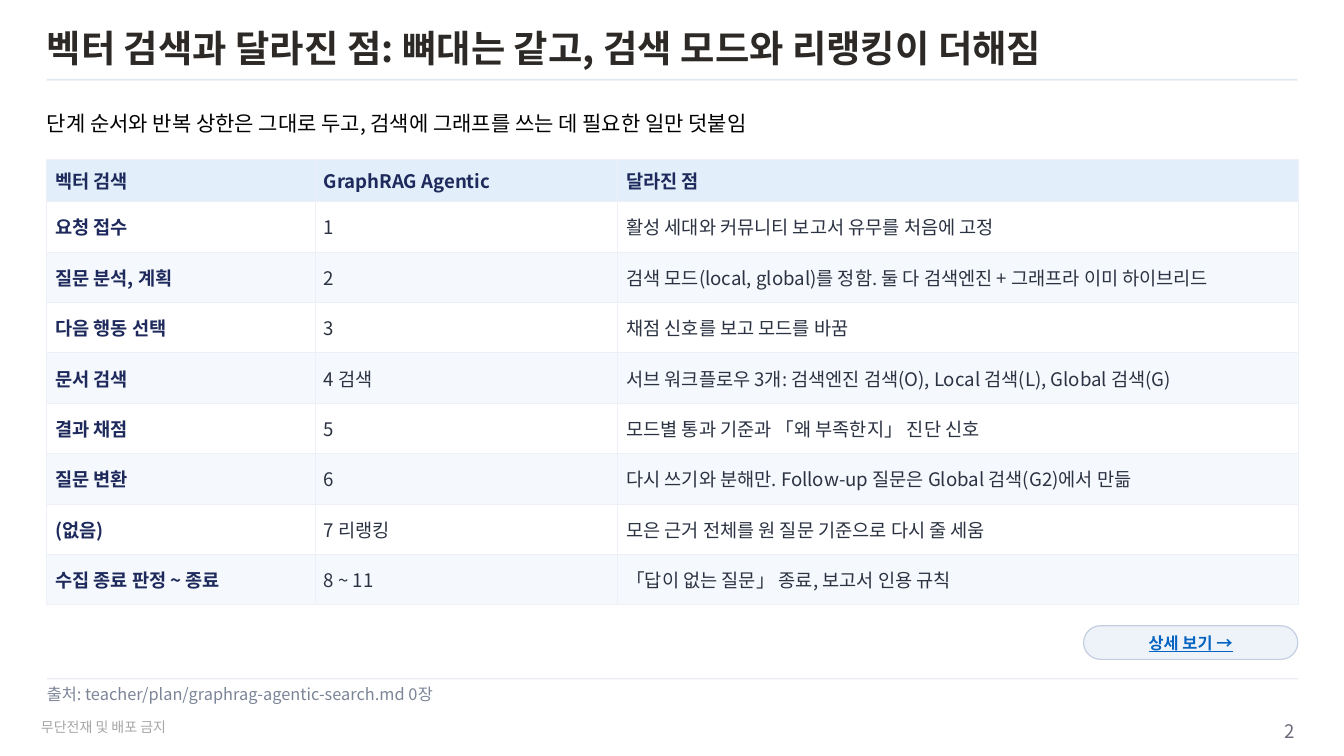
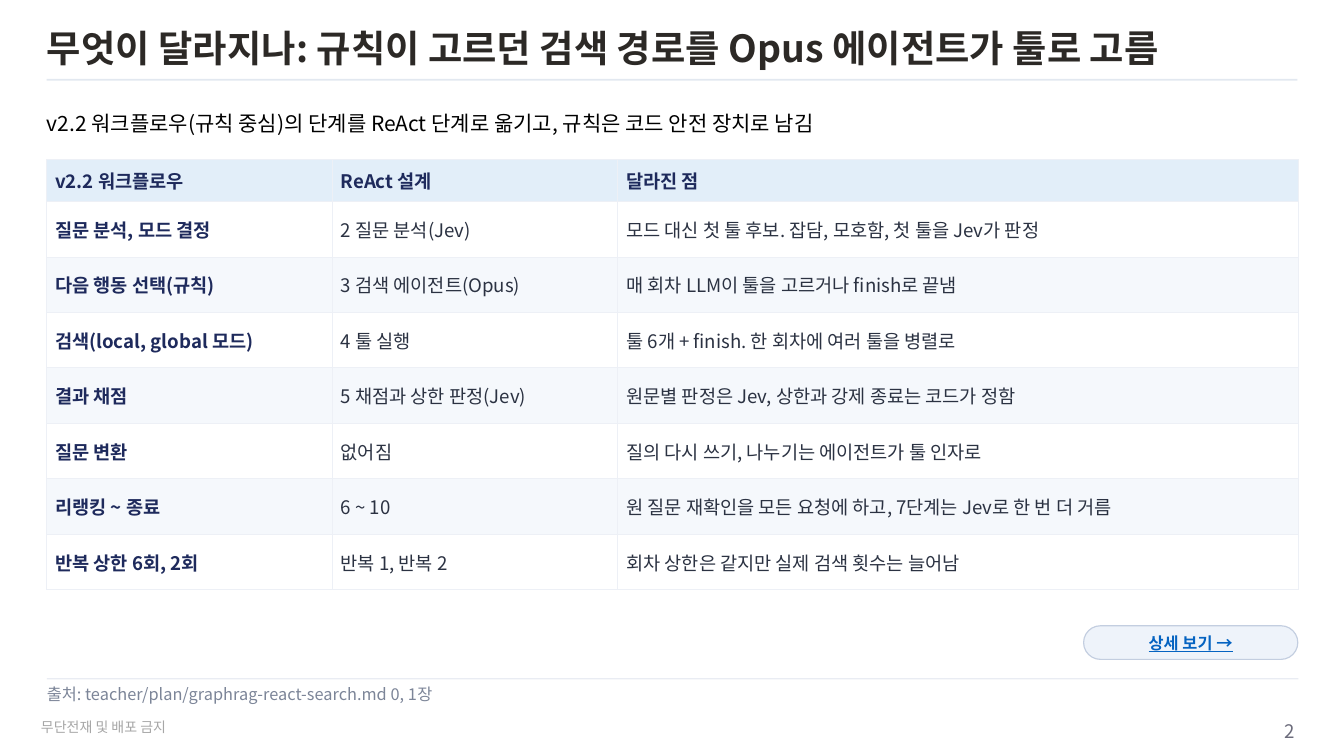
Before and after one commit to unicorn-campus/hybrid-ai, a slide deck: slide 2 of teacher/plan/graphrag-agentic-search.pptx. Drawn at 1344x756 pixels with LibreOffice and Linux fonts; fonts in the diff are those of the drawing. Boxes give left, top, right and bottom in pixels: in the first picture for what was removed or moved away, otherwise in the second. Text is boxed around its words. In the diff, an @@ line names an element or a change of style, - is before the commit and + after.

```diff
--- a/teacher/plan/graphrag-agentic-search.pptx
+++ b/teacher/plan/graphrag-agentic-search.pptx
@@ title at box(47, 30, 1159, 70): text changed @@
-벡터 검색과 달라진 점: 뼈대는 같고, 검색 모드와 리랭킹이 더해짐
+무엇이 달라지나: 규칙이 고르던 검색 경로를 Opus 에이전트가 툴로 고름
@@ text at box(47, 113, 814, 135): text changed @@
-단계 순서와 반복 상한은 그대로 두고, 검색에 그래프를 쓰는 데 필요한 일만 덧붙임
+v2.2 워크플로우(규칙 중심)의 단계를 ReAct 단계로 옮기고, 규칙은 코드 안전 장치로 남김
@@ table at box(47, 160, 1299, 578) @@
-row 1: 벡터 검색 | GraphRAG Agentic | 달라진 점
-row 2: 요청 접수 | 1 | 활성 세대와 커뮤니티 보고서 유무를 처음에 고정
-row 3: 질문 분석, 계획 | 2 | 검색 모드(local, global)를 정함. 둘 다 검색엔진 + 그래프라 이미 하이브리드
-row 4: 다음 행동 선택 | 3 | 채점 신호를 보고 모드를 바꿈
-row 5: 문서 검색 | 4 검색 | 서브 워크플로우 3개: 검색엔진 검색(O), Local 검색(L), Global 검색(G)
-row 6: 결과 채점 | 5 | 모드별 통과 기준과 「왜 부족한지」 진단 신호
-row 7: 질문 변환 | 6 | 다시 쓰기와 분해만. Follow-up 질문은 Global 검색(G2)에서 만듦
-row 8: (없음) | 7 리랭킹 | 모은 근거 전체를 원 질문 기준으로 다시 줄 세움
-row 9: 수집 종료 판정 ~ 종료 | 8 ~ 11 | 「답이 없는 질문」 종료, 보고서 인용 규칙
+row 1: v2.2 워크플로우 | ReAct 설계 | 달라진 점
+row 2: 질문 분석, 모드 결정 | 2 질문 분석(Jev) | 모드 대신 첫 툴 후보. 잡담, 모호함, 첫 툴을 Jev가 판정
+row 3: 다음 행동 선택(규칙) | 3 검색 에이전트(Opus) | 매 회차 LLM이 툴을 고르거나 finish로 끝냄
+row 4: 검색(local, global 모드) | 4 툴 실행 | 툴 6개 + finish. 한 회차에 여러 툴을 병렬로
+row 5: 결과 채점 | 5 채점과 상한 판정(Jev) | 원문별 판정은 Jev, 상한과 강제 종료는 코드가 정함
+row 6: 질문 변환 | 없어짐 | 질의 다시 쓰기, 나누기는 에이전트가 툴 인자로
+row 7: 리랭킹 ~ 종료 | 6 ~ 10 | 원 질문 재확인을 모든 요청에 하고, 7단계는 Jev로 한 번 더 거름
+row 8: 반복 상한 6회, 2회 | 반복 1, 반복 2 | 회차 상한은 같지만 실제 검색 횟수는 늘어남
@@ text at box(47, 686, 433, 704): text changed @@
-출처: teacher/plan/graphrag-agentic-search.md 0장
+출처: teacher/plan/graphrag-react-search.md 0, 1장
```
Also in this commit, not shown: 8 other slides changed, 4 slides added, 2 slides removed, 3 other files.
